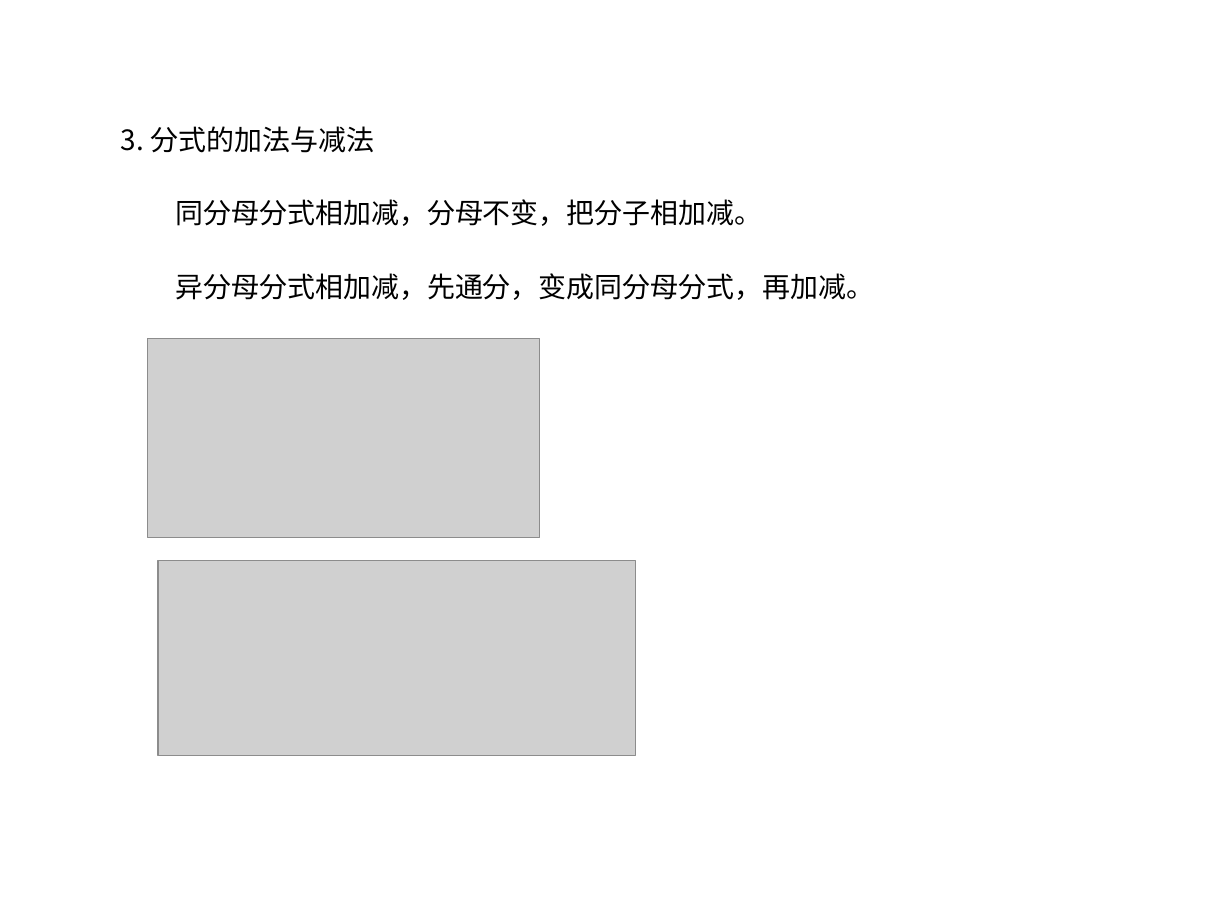
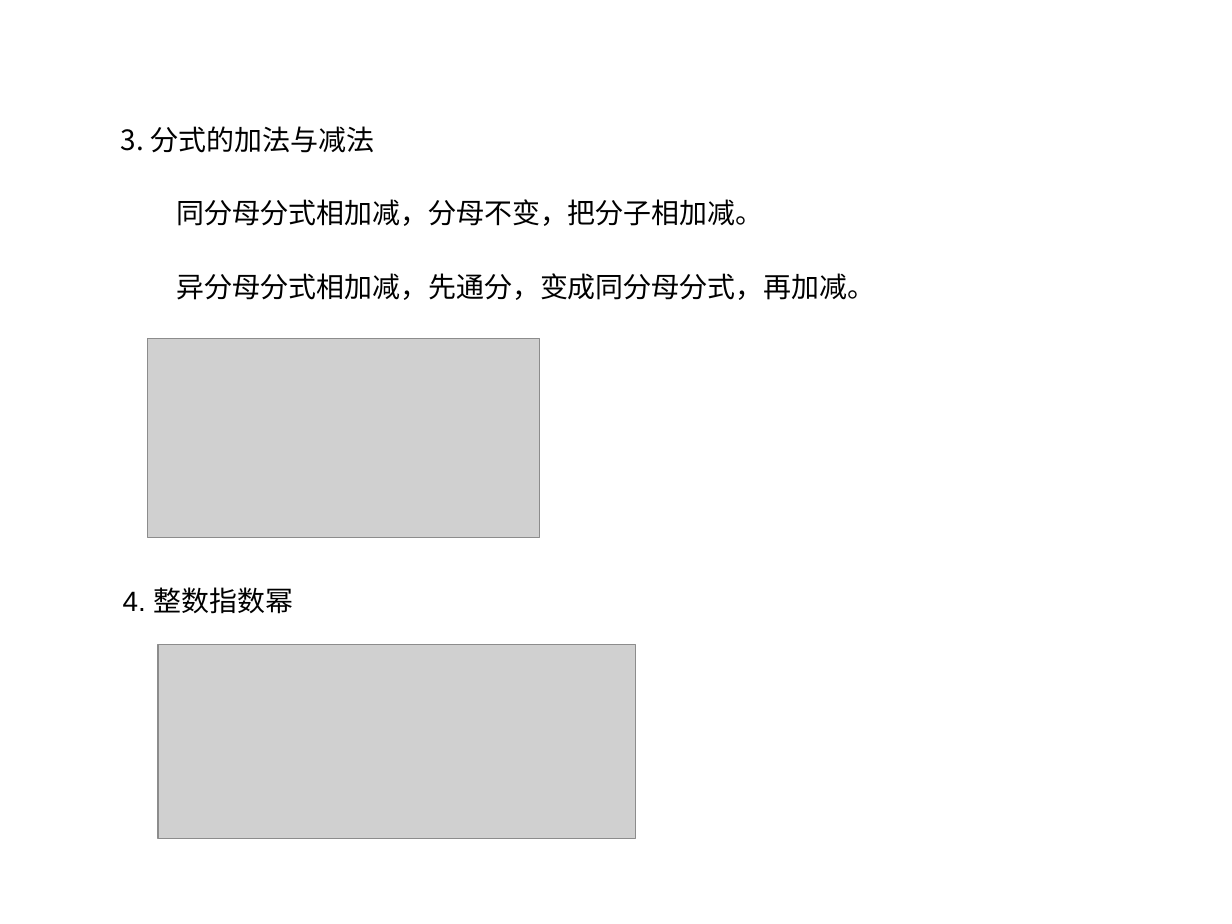
Before and after one commit to ericzhang/english-math, a slide deck: slide 3 of math/grade-8-上/8上数学人教版-unit-18-分式.ppt. Drawn at 1232x924 pixels with LibreOffice and Linux fonts; fonts in the diff are those of the drawing; grey boxes stand for pictures. Boxes give left, top, right and bottom in pixels: in the first picture for what was removed or moved away, otherwise in the second. Text is boxed around its words. In the diff, an @@ line names an element or a change of style, - is before the commit and + after.

```diff
--- a/math/grade-8-上/8上数学人教版-unit-18-分式.ppt
+++ b/math/grade-8-上/8上数学人教版-unit-18-分式.ppt
@@ text added at (123, 587, 294, 614), 18 pt, text #000000 @@
+4. 整数指数幂
@@ picture: place and size @@
-picture at (158, 561, 635, 756)
+picture at (158, 645, 635, 840)
```
Also in this commit, not shown: 3 other slides changed, 9 slides added, 45 other files.
